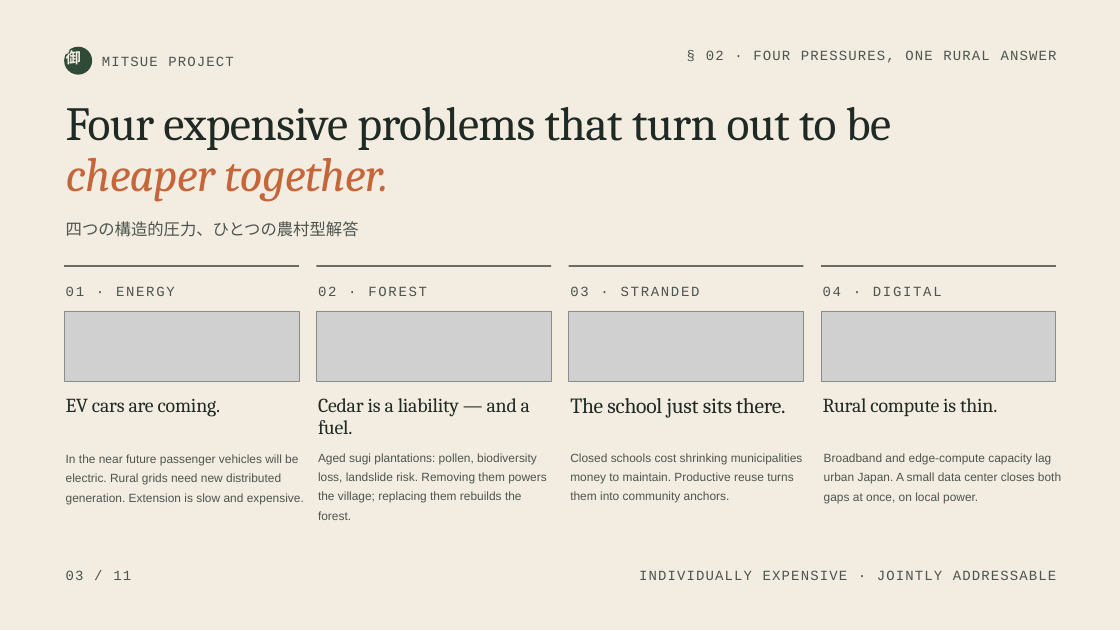
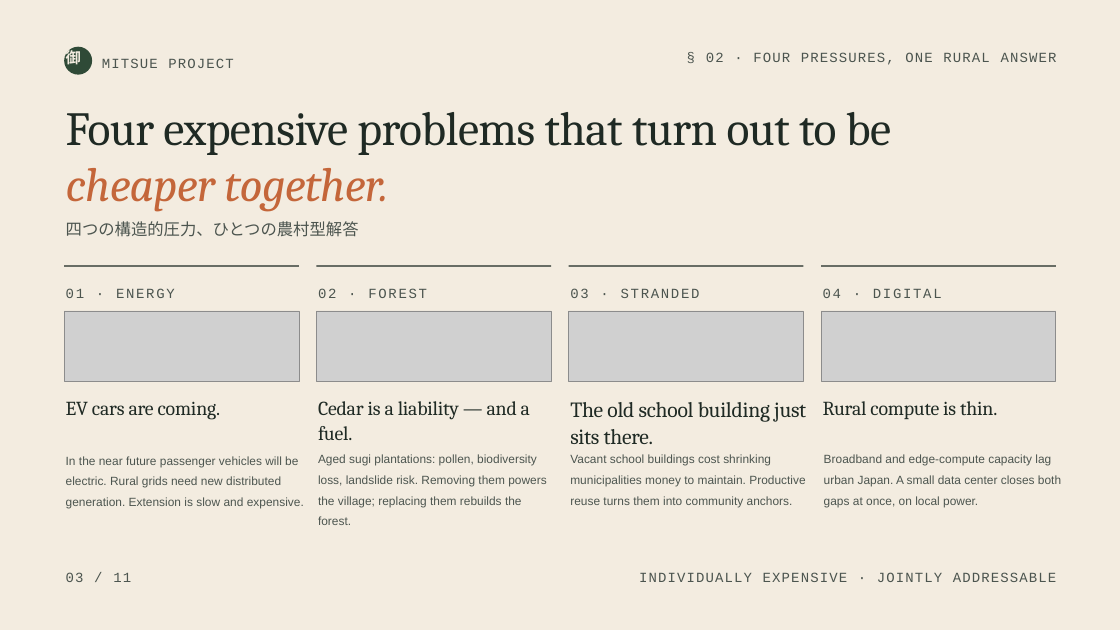
Before and after one commit to robouden/mitsue-ai-data-center, a slide deck: slide 3 of Mitsue Project Presentation.pptx. Drawn at 1120x630 pixels with LibreOffice and Linux fonts; fonts in the diff are those of the drawing; grey boxes stand for pictures. Boxes give left, top, right and bottom in pixels: in the first picture for what was removed or moved away, otherwise in the second. Text is boxed around its words. In the diff, an @@ line names an element or a change of style, - is before the commit and + after.

```diff
--- a/Mitsue Project Presentation.pptx
+++ b/Mitsue Project Presentation.pptx
@@ text "Four expensive problems that turn ..." at [66, 112, 891, 211]: line spacing 0.88 to 0.98 @@
@@ text at [570, 402, 806, 445]: text changed @@
-The school just sits there.
+The old school building just sits there.
@@ line spacing 0.95 to 1.05 in 3 elements at [66, 401, 220, 420], [318, 401, 530, 440], [823, 401, 997, 419] @@
@@ line spacing 1.35 to 1.45 in 3 elements at [66, 456, 304, 509], [318, 454, 546, 525], [824, 454, 1061, 508] @@
@@ text at [570, 454, 805, 507]: text changed @@
-Closed schools cost shrinking municipalities money to maintain. Productive reuse turns them into community anchors.
+Vacant school buildings cost shrinking municipalities money to maintain. Productive reuse turns them into community anchors.
@@ line spacing 0.9 to 1 in 8 elements at [102, 58, 233, 68], [706, 52, 1057, 65], [66, 288, 175, 298], [318, 288, 427, 298], [570, 288, 700, 298], [823, 288, 942, 298], [66, 572, 131, 582], [639, 572, 1056, 582] @@
```
Also in this commit, not shown: 10 other slides changed, 26 other files.
